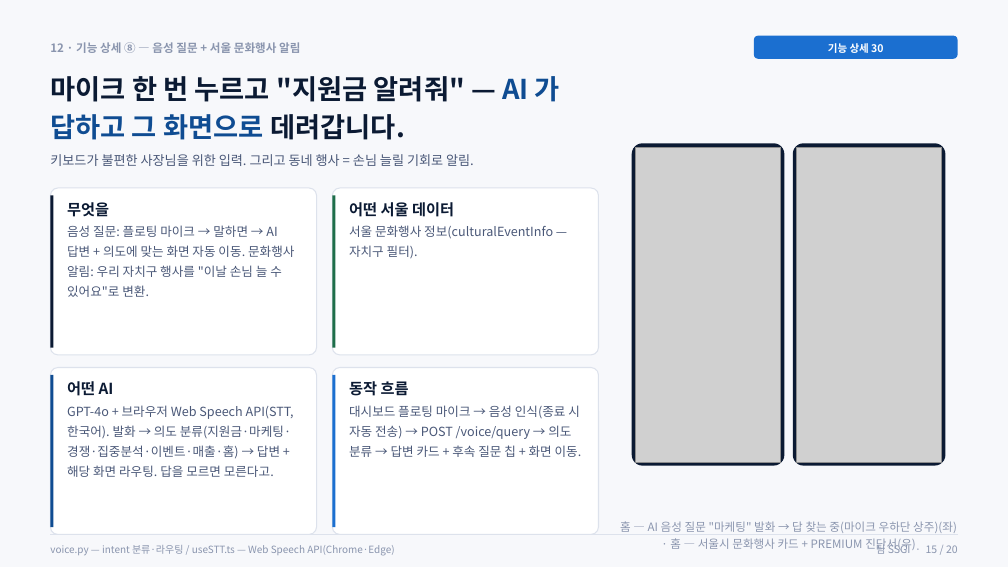
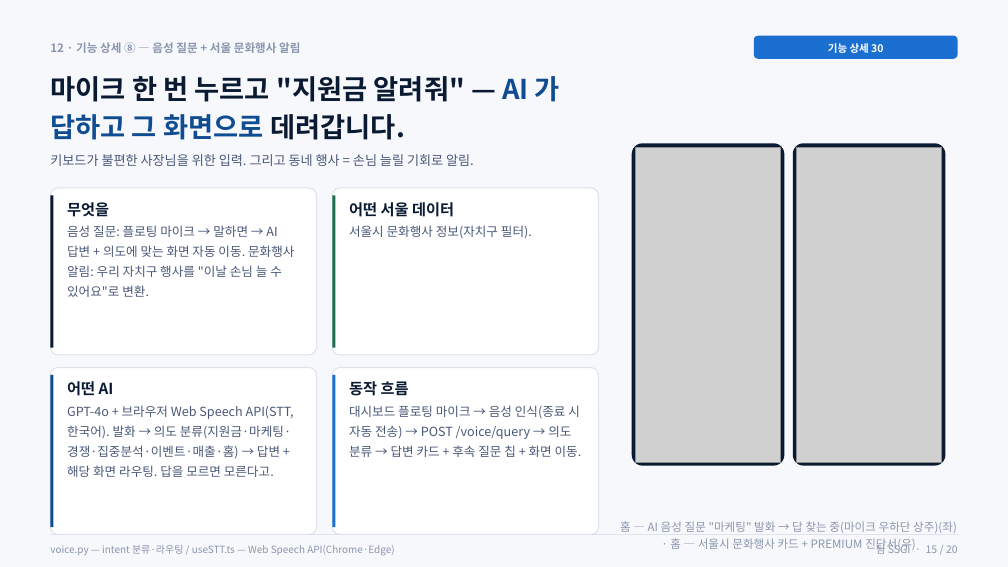
Before and after one commit to Tok-Baro/SSGI_AI_Coach, a slide deck: slide 15 of SSGI_상세기획서_심사위원용.pptx. Drawn at 1008x567 pixels with LibreOffice and Linux fonts; fonts in the diff are those of the drawing; grey boxes stand for pictures. Boxes give left, top, right and bottom in pixels: in the first picture for what was removed or moved away, otherwise in the second. Text is boxed around its words. In the diff, an @@ line names an element or a change of style, - is before the commit and + after.

```diff
--- a/SSGI_상세기획서_심사위원용.pptx
+++ b/SSGI_상세기획서_심사위원용.pptx
@@ text at [349, 225, 532, 238]: text changed @@
-서울 문화행사 정보(culturalEventInfo — 자치구 필터).
+서울시 문화행사 정보(자치구 필터).
```
Also in this commit, not shown: 9 other slides changed, 1 other file.
